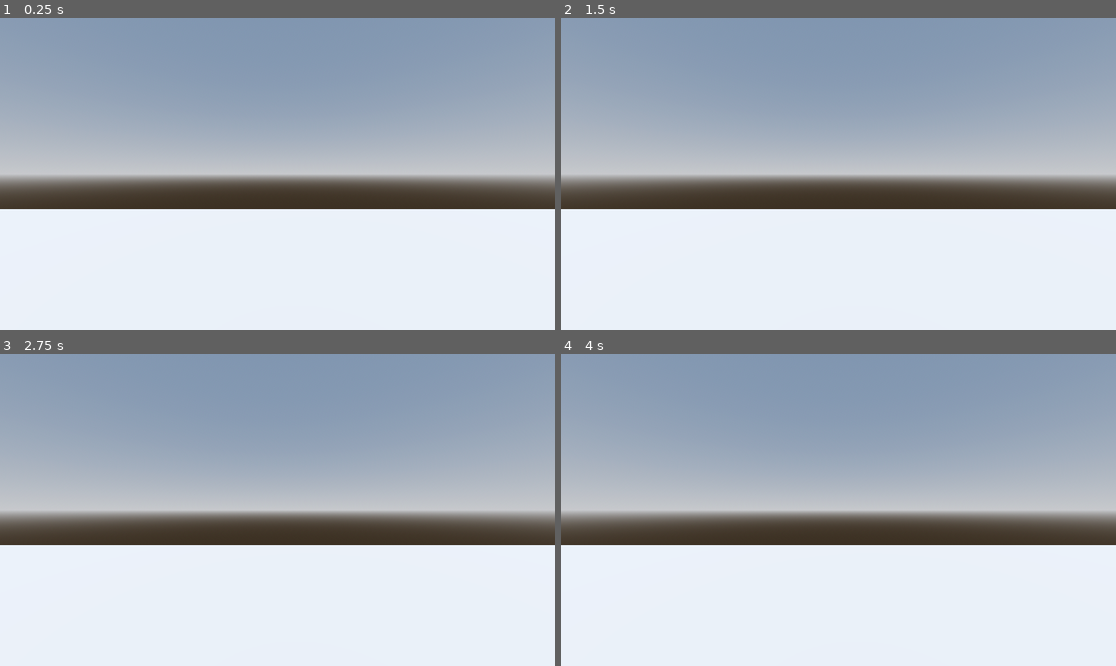
Above: before the commit, frames 1-4 (two rows, left to right).
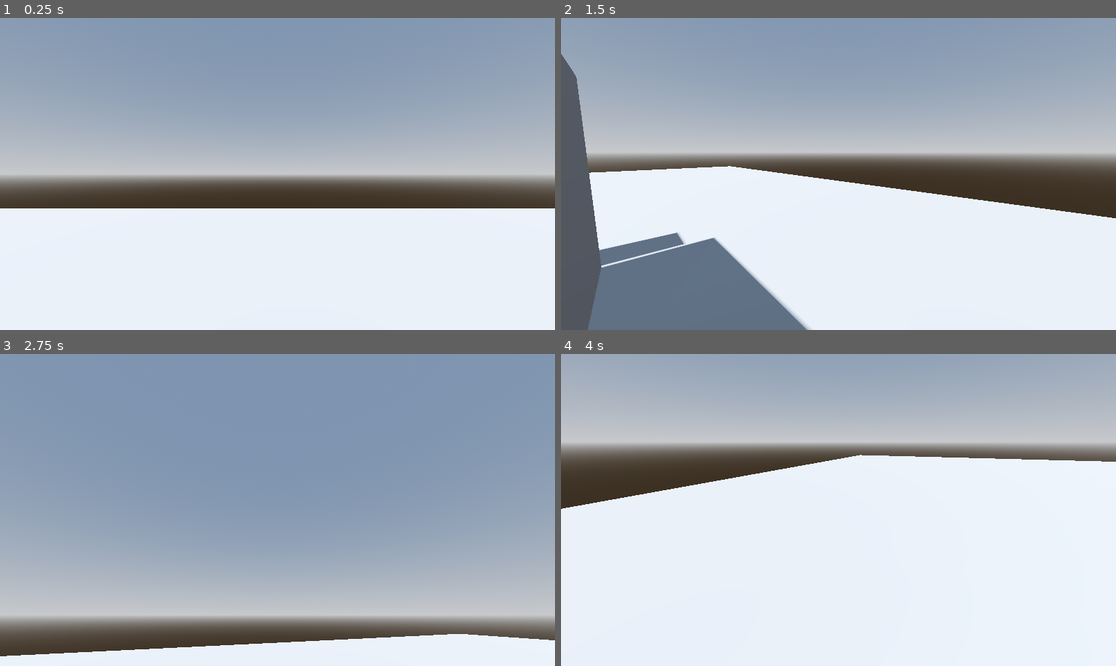
Above: after the commit, the same moments.

Repository: fallendynasty/nuclear
Game: Godot game, scene res://new_player_controller_test.tscn
Same seed, same stepped clock (60 frames per second), same inputs: the game is played once before the commit and once after it. This scene is started directly instead of the project's main scene.
Inputs (mouse positions are in pixels of both pictures, inside the frame that each line leads up to):
- Up to frame 1 (0.25 s): no input
- Up to frame 2 (1.5 s): tap Enter (ui_accept) at 0.5 s; move the mouse to (960, 158) at 0.52 s; hold D (right) 0.53-1.28 s; tap Shift (sprint) at 0.6 s; click (960, 158) at 0.67 s; tap Space (jump) at 0.77, 0.8, 1.07, 1.35 s; move the mouse to (727, 189) at 1.27 s; hold S (backwards) from 1.28 s (still down); click (727, 189) at 1.42 s
- Up to frame 3 (2.75 s): tap Space (jump) at 1.52, 1.82, 2.3 s; tap Shift (sprint) at 1.55 s; move the mouse to (333, 441) at 2.02 s; release S (backwards) at 2.03 s; press the mouse at (333, 441) at 2.03 s; hold D (right) from 2.03 s (still down)
- Up to frame 4 (4 s): move the mouse to (810, 572) at 2.77 s; release D (right) at 2.78 s; release the mouse at (810, 572) at 2.78 s; hold W (forward) 2.78-3.53 s; tap Shift (sprint) at 2.85, 3.6 s; click (810, 572) at 2.92 s; tap Space (jump) at 3.02, 3.32, 3.77, 3.8 s; move the mouse to (1005, 556) at 3.52 s; hold A (left) from 3.53 s (still down); click (1005, 556) at 3.67 s

The runs differ from the first frame. In frame 1, 0.2% of the frame differs, in the area x 0-100%, y 61-62%; in frame 2, 28%; in frame 3, 62%, in the area x 0-100%, y 26-97%; in frame 4, 52%.

Commit message:
Add basic player states

Diff:
--- a/player_controller/player.tscn
+++ b/player_controller/player.tscn
@@ -1,5 +1,6 @@
-[gd_scene load_steps=9 format=3 uid="uid://bpj8ln6w4yv72"]
+[gd_scene load_steps=10 format=3 uid="uid://bpj8ln6w4yv72"]
 
+[ext_resource type="Script" path="res://player_controller/scripts/player.gd" id="1_njpdr"]
 [ext_resource type="Script" path="res://player_controller/scripts/state_machine.gd" id="1_qshaj"]
 [ext_resource type="Script" path="res://player_controller/scripts/states/idle_state.gd" id="2_rtyuo"]
 [ext_resource type="Script" path="res://player_controller/scripts/states/running_state.gd" id="3_hwf20"]
@@ -15,6 +16,7 @@
 material = SubResource("StandardMaterial3D_w8wml")
 
 [node name="Player" type="CharacterBody3D"]
+script = ExtResource("1_njpdr")
 
 [node name="CollisionShape3D" type="CollisionShape3D" parent="."]
 transform = Transform3D(1, 0, 0, 0, 1, 0, 0, 0, 1, 0, 1, 0)
--- a/player_controller/scripts/player.gd
+++ b/player_controller/scripts/player.gd
@@ -0,0 +1,92 @@
+class_name Player extends CharacterBody3D
+
+# TODO rotate character with mouse
+
+@export var MOVE_SPEED : float = 5.0
+@export var JUMP_VELOCITY : float = 4.5
+@export var MOUSE_SENSITIVITY : float = 0.2
+@export var TILT_LOWER_LIMIT := deg_to_rad(-90.0)
+@export var TILT_UPPER_LIMIT := deg_to_rad(90.0)
+
+@export var CAMERA_CONTROLLER: Camera3D
+
+var _mouse_input : bool = false
+var _rotation_input : float
+var _tilt_input : float
+var _mouse_rotation : Vector3
+var _player_rotation : Vector3
+var _camera_rotation : Vector3
+
+@export_group("Input Actions")
+@export var INPUT_LEFT : String = "left"
+@export var INPUT_RIGHT : String = "right"
+@export var INPUT_FORWARD : String = "forward"
+@export var INPUT_BACKWARD : String = "backwards"
+@export var INPUT_JUMP: String = "jump"
+@export var INPUT_SPRINT : String = "sprint"
+#@export var input_freefly : String = "freefly"
+
+# Get the gravity from the project settings to be synced with RigidBody nodes.
+# var gravity = ProjectSettings.get_setting("physics/3d/default_gravity")
+var GRAVITY = 9.81
+
+func _unhandled_input(event: InputEvent) -> void:
+	_mouse_input = event is InputEventMouseMotion and Input.get_mouse_mode() == Input.MOUSE_MODE_CAPTURED
+	if _mouse_input:
+		_rotation_input = -event.relative.x * MOUSE_SENSITIVITY
+		_tilt_input = -event.relative.y * MOUSE_SENSITIVITY
+
+func _input(event):
+	if Input.is_key_pressed(KEY_ESCAPE):
+		get_tree().quit()
+
+func _update_camera(delta):
+	# Rotates camera using euler rotation
+	_mouse_rotation.x += _tilt_input * delta
+	_mouse_rotation.x = clamp(_mouse_rotation.x, TILT_LOWER_LIMIT, TILT_UPPER_LIMIT)
+	_mouse_rotation.y += _rotation_input * delta
+
+	_player_rotation = Vector3(0.0,_mouse_rotation.y,0.0)
+	_camera_rotation = Vector3(_mouse_rotation.x,0.0,0.0)
+
+	CAMERA_CONTROLLER.transform.basis = Basis.from_euler(_camera_rotation)
+	global_transform.basis = Basis.from_euler(_player_rotation)
+
+	CAMERA_CONTROLLER.rotation.z = 0.0
+
+	_rotation_input = 0.0
+	_tilt_input = 0.0
+
+func _ready():
+	if CAMERA_CONTROLLER == null:
+		CAMERA_CONTROLLER = $CameraController/Camera3D
+	# Get mouse input
+	Input.mouse_mode = Input.MOUSE_MODE_CAPTURED
+
+func _physics_process(delta):
+
+	# Update camera movement based on mouse movement
+	_update_camera(delta)
+
+	## Add the gravity.
+	#if not is_on_floor():
+		#velocity.y -= gravity * delta
+#
+	## Handle Jump.
+	#if Input.is_action_just_pressed("jump") and is_on_floor():
+		#velocity.y = JUMP_VELOCITY
+#
+	## Get the input direction and handle the movement/deceleration.
+	## As good practice, you should replace UI actions with custom gameplay actions.
+	#var input_dir = Input.get_vector("move_left", "move_right", "move_forward", "move_backward")
+	#
+	#var direction = (transform.basis * Vector3(input_dir.x, 0, input_dir.y)).normalized()
+	#
+	#if direction:
+		#velocity.x = direction.x * SPEED
+		#velocity.z = direction.z * SPEED
+	#else:
+		#velocity.x = move_toward(velocity.x, 0, SPEED)
+		#velocity.z = move_toward(velocity.z, 0, SPEED)
+#
+	#move_and_slide()
--- a/player_controller/scripts/state_machine.gd
+++ b/player_controller/scripts/state_machine.gd
@@ -1,6 +1,7 @@
 class_name StateMachine extends Node
 
 @export var initial_state: State = null
+@export var player: Player
 
 # TODO change, just default above to IdleState or something
 @onready var state: State = (func get_initial_state() -> State:
@@ -9,11 +10,18 @@
 
 
 func _ready() -> void:
+	if player == null:
+		player = owner
+
 	for state_node: State in find_children("*", "State"):
+		# jank solution to get player object, will do for now
+		prints("[StateMachine] State Node '%s' found" % state_node.name)
+		state_node.player = player
 		state_node.finished.connect(_transition_to_next_state)
 
 	await owner.ready
 	state.enter("")
+	prints("[StateMachine] State Machine Ready")
 
 
 func _unhandled_input(event: InputEvent) -> void:
--- a/player_controller/scripts/states/falling_state.gd
+++ b/player_controller/scripts/states/falling_state.gd
@@ -1,11 +1,48 @@
 class_name FallingState extends State
 
+## Called by the state machine when receiving unhandled input events.
+func handle_input(_event: InputEvent) -> void:
+	pass
 
-# Called when the node enters the scene tree for the first time.
-func _ready() -> void:
-	pass # Replace with function body.
+## Called by the state machine on the engine's main loop tick.
+func update(_delta: float) -> void:
+	pass
 
+## Called by the state machine on the engine's physics update tick.
+func physics_update(_delta: float) -> void:
+	# apply gravity if still falling
+	if not player.is_on_floor():
+		player.velocity.y -= player.GRAVITY * _delta
+		player.move_and_slide()
+		prints("[FallingState] Player is falling with velocity.y:", player.velocity.y)
+		return
 
-# Called every frame. 'delta' is the elapsed time since the previous frame.
-func _process(delta: float) -> void:
-	pass
+	prints("[FallingState] Player has landed")
+	# handle air movements (air strafing and stuff)
+	var input_dir := Input.get_vector(player.INPUT_LEFT, player.INPUT_RIGHT, player.INPUT_FORWARD, player.INPUT_BACKWARD)
+	var move_dir := (player.transform.basis * Vector3(input_dir.x, 0, input_dir.y)).normalized()
+	if move_dir:
+		player.velocity.x = move_dir.x * player.MOVE_SPEED
+		player.velocity.z = move_dir.z * player.MOVE_SPEED
+	else:
+		player.velocity.x = move_toward(player.velocity.x, 0, player.MOVE_SPEED)
+		player.velocity.z = move_toward(player.velocity.z, 0, player.MOVE_SPEED)
+	player.move_and_slide()
+
+	# player on floor, check velocity => idle or running
+	var horizontal_velocity = Vector2(player.velocity.x, player.velocity.z).length()
+	prints("[FallingState] horizontal_velocity:", horizontal_velocity)
+	if horizontal_velocity > 0:
+		finished.emit("RunningState")
+	else:
+		finished.emit("IdleState")
+
+## Called by the state machine upon changing the active state. The `data` parameter
+## is a dictionary with arbitrary data the state can use to initialize itself.
+func enter(previous_state_path: String, data := {}) -> void:
+	prints("[FallingState] Falling State Entered")
+
+## Called by the state machine before changing the active state. Use this function
+## to clean up the state.
+func exit() -> void:
+	prints("[FallingState] Falling State Exited")
--- a/player_controller/scripts/states/idle_state.gd
+++ b/player_controller/scripts/states/idle_state.gd
@@ -1,10 +1,31 @@
 class_name IdleState extends State
 
-# Called when the node enters the scene tree for the first time.
-func _ready() -> void:
-	pass # Replace with function body.
+## Called by the state machine when receiving unhandled input events.
+func handle_input(_event: InputEvent) -> void:
+	pass
 
+## Called by the state machine on the engine's main loop tick.
+func update(_delta: float) -> void:
+	pass
 
-# Called every frame. 'delta' is the elapsed time since the previous frame.
-func _process(delta: float) -> void:
-	pass
+## Called by the state machine on the engine's physics update tick.
+func physics_update(_delta: float) -> void:
+	# NOTE: since we are on the floor, we can ignore gravity
+	if not player.is_on_floor():
+		finished.emit("FallingState")
+	elif Input.is_action_just_pressed(player.INPUT_JUMP):
+		finished.emit("JumpingState")
+	elif Input.get_vector(player.INPUT_LEFT, player.INPUT_RIGHT, player.INPUT_FORWARD, player.INPUT_BACKWARD).length() > 0:
+		finished.emit("RunningState")
+
+## Called by the state machine upon changing the active state. The `data` parameter
+## is a dictionary with arbitrary data the state can use to initialize itself.
+func enter(previous_state_path: String, data := {}) -> void:
+	#player.velocity.x = 0
+	#player.velocity.z = 0
+	prints("[IdleState] Idle State Entered")
+
+## Called by the state machine before changing the active state. Use this function
+## to clean up the state.
+func exit() -> void:
+	prints("[IdleState] Idle State Exited")
--- a/player_controller/scripts/states/jumping_state.gd
+++ b/player_controller/scripts/states/jumping_state.gd
@@ -1,11 +1,39 @@
 class_name JumpingState extends State
 
+## Called by the state machine when receiving unhandled input events.
+func handle_input(_event: InputEvent) -> void:
+	pass
 
-# Called when the node enters the scene tree for the first time.
-func _ready() -> void:
-	pass # Replace with function body.
+## Called by the state machine on the engine's main loop tick.
+func update(_delta: float) -> void:
+	pass
 
+## Called by the state machine on the engine's physics update tick.
+func physics_update(_delta: float) -> void:
+	player.velocity.y -= player.GRAVITY * _delta
 
-# Called every frame. 'delta' is the elapsed time since the previous frame.
-func _process(delta: float) -> void:
-	pass
+	var input_dir := Input.get_vector(player.INPUT_LEFT, player.INPUT_RIGHT, player.INPUT_FORWARD, player.INPUT_BACKWARD)
+	var move_dir := (player.transform.basis * Vector3(input_dir.x, 0, input_dir.y)).normalized()
+	if move_dir:
+		player.velocity.x = move_dir.x * player.MOVE_SPEED
+		player.velocity.z = move_dir.z * player.MOVE_SPEED
+	else:
+		player.velocity.x = move_toward(player.velocity.x, 0, player.MOVE_SPEED)
+		player.velocity.z = move_toward(player.velocity.z, 0, player.MOVE_SPEED)
+	player.move_and_slide()
+
+	# player is jumping if going upwards, falling if going downwards
+	if player.velocity.y < 0:
+		finished.emit("FallingState")
+
+## Called by the state machine upon changing the active state. The `data` parameter
+## is a dictionary with arbitrary data the state can use to initialize itself.
+func enter(previous_state_path: String, data := {}) -> void:
+	player.velocity.y += player.JUMP_VELOCITY
+	prints("[JumpingState] Jumping State Entered")
+	prints("[JumpingState] Jumping with velocity.y:", player.velocity.y)
+
+## Called by the state machine before changing the active state. Use this function
+## to clean up the state.
+func exit() -> void:
+	prints("[JumpingState] Jumping State Exited")
--- a/player_controller/scripts/states/running_state.gd
+++ b/player_controller/scripts/states/running_state.gd
@@ -1,11 +1,40 @@
 class_name RunningState extends State
 
+## Called by the state machine when receiving unhandled input events.
+func handle_input(_event: InputEvent) -> void:
+	pass
 
-# Called when the node enters the scene tree for the first time.
-func _ready() -> void:
-	pass # Replace with function body.
+## Called by the state machine on the engine's main loop tick.
+func update(_delta: float) -> void:
+	pass
 
+## Called by the state machine on the engine's physics update tick.
+func physics_update(_delta: float) -> void:
+	var input_dir := Input.get_vector(player.INPUT_LEFT, player.INPUT_RIGHT, player.INPUT_FORWARD, player.INPUT_BACKWARD)
+	var move_dir := (player.transform.basis * Vector3(input_dir.x, 0, input_dir.y)).normalized()
+	if move_dir:
+		player.velocity.x = move_dir.x * player.MOVE_SPEED
+		player.velocity.z = move_dir.z * player.MOVE_SPEED
+	else:
+		player.velocity.x = move_toward(player.velocity.x, 0, player.MOVE_SPEED)
+		player.velocity.z = move_toward(player.velocity.z, 0, player.MOVE_SPEED)
+	player.move_and_slide()
 
-# Called every frame. 'delta' is the elapsed time since the previous frame.
-func _process(delta: float) -> void:
-	pass
+	if not player.is_on_floor():
+		finished.emit("FallingState")
+	elif Input.is_action_just_pressed(player.INPUT_JUMP):
+		finished.emit("JumpingState")
+	elif input_dir.length() > 0:
+		finished.emit("RunningState")
+	elif input_dir.length() == 0:
+		finished.emit("IdleState")
+
+## Called by the state machine upon changing the active state. The `data` parameter
+## is a dictionary with arbitrary data the state can use to initialize itself.
+func enter(previous_state_path: String, data := {}) -> void:
+	prints("[RunningState] Running State Entered")
+
+## Called by the state machine before changing the active state. Use this function
+## to clean up the state.
+func exit() -> void:
+	prints("[RunningState] Running State Exited")
--- a/player_controller/scripts/states/state.gd
+++ b/player_controller/scripts/states/state.gd
@@ -1,5 +1,7 @@
 ## Virtual base class State for all player states
 class_name State extends Node
+
+var player: Player
 
 ## Emitted when the state finishes and wants to transition to another state.
 signal finished(next_state_path: String, data: Dictionary)
